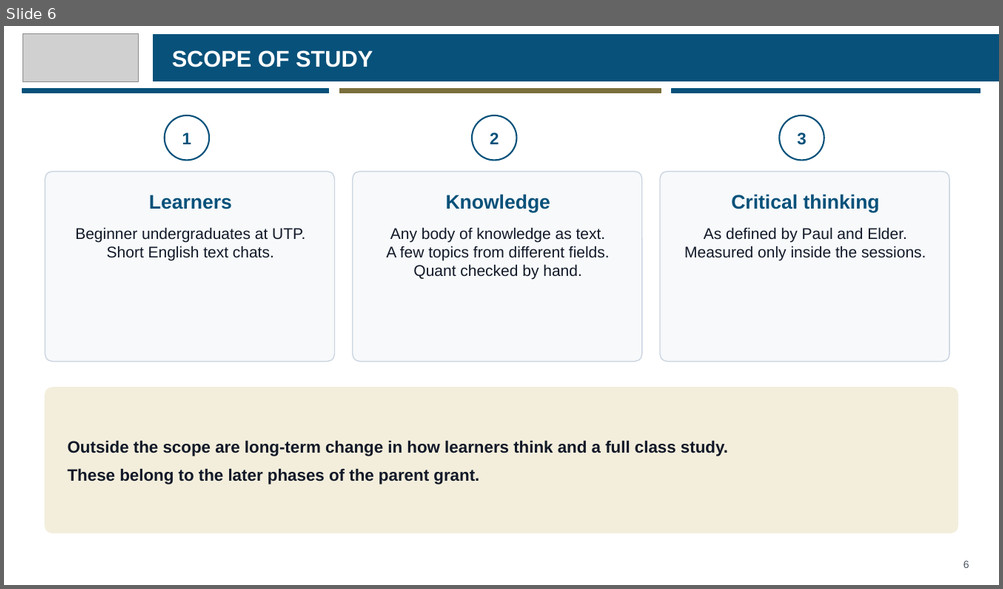
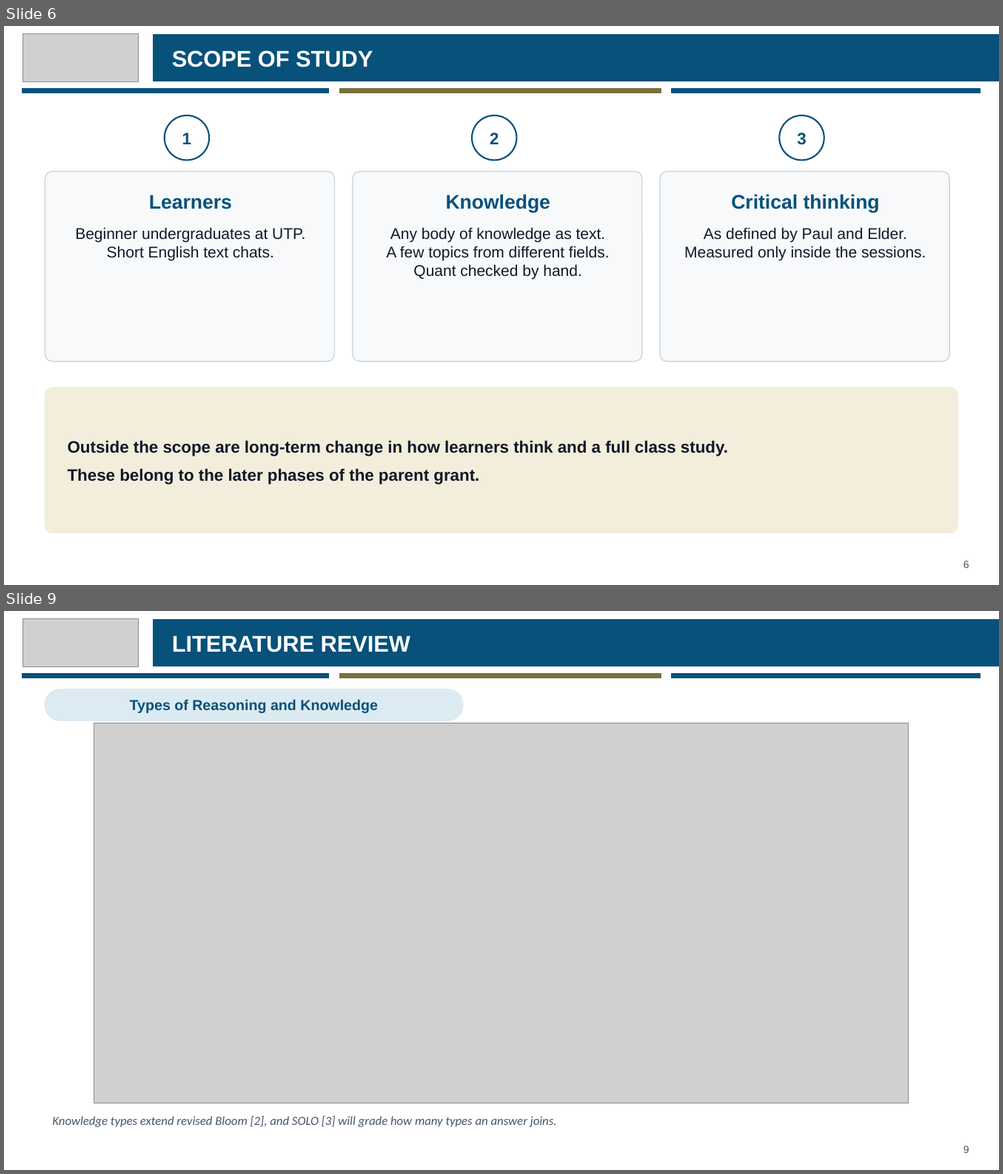
Before and after one commit to eusoffamir/Socratic-AI, a slide deck: docs/defence/Socratic AI Proposal Defence.pptx. Shown one above the other, each under a label of ours: slide 6 before the commit, slides 6 and 9 after it; the slides between them are not shown. The pictures are 1003x589 and 1003x1174 pixels, drawn with LibreOffice and Linux fonts; fonts in the diff are those of the drawing; grey boxes stand for pictures. Boxes give left, top, right and bottom in pixels: in the first picture for what was removed or moved away, otherwise in the second. Text is boxed around its words. In the diff, an @@ line names an element or a change of style, - is before the commit and + after.

```diff
--- a/docs/defence/Socratic AI Proposal Defence.pptx
+++ b/docs/defence/Socratic AI Proposal Defence.pptx
@@ slide 9 added at <box>4,611,999,1170</box>, background #FFFFFF @@
@@ picture added at <box>22,618,138,667</box> @@
@@ rectangle added at <box>153,620,999,667</box>, fill #07517A, outline #07517A 1 pt @@
@@ text added at <box>172,635,410,652</box>, 22 pt, text #FFFFFF, bold @@
+LITERATURE REVIEW
@@ rectangle added at <box>22,674,329,678</box>, fill #07517A, outline #07517A 1 pt @@
@@ rectangle added at <box>340,674,660,678</box>, fill #7A6E3C, outline #7A6E3C 1 pt @@
@@ rectangle added at <box>671,674,980,678</box>, fill #07517A, outline #07517A 1 pt @@
@@ rounded rectangle added at <box>45,689,463,721</box>, fill #DCEAF2, outline #DCEAF2 1 pt @@
@@ text added at <box>130,699,378,713</box>, 14 pt, text #07517A, bold @@
+Types of Reasoning and Knowledge
@@ picture added at <box>94,723,908,1103</box> @@
@@ text added at <box>52,1116,557,1128</box>, 12 pt, text #475569, italic @@
+Knowledge types extend revised Bloom [2], and SOLO [3] will grade how many types an answer joins.
@@ text added at <box>963,1146,969,1153</box>, 10 pt, text #4B5563 @@
+9
```
Also in this commit, not shown: 16 slides changed, 1 other slide added, 9 other files.
